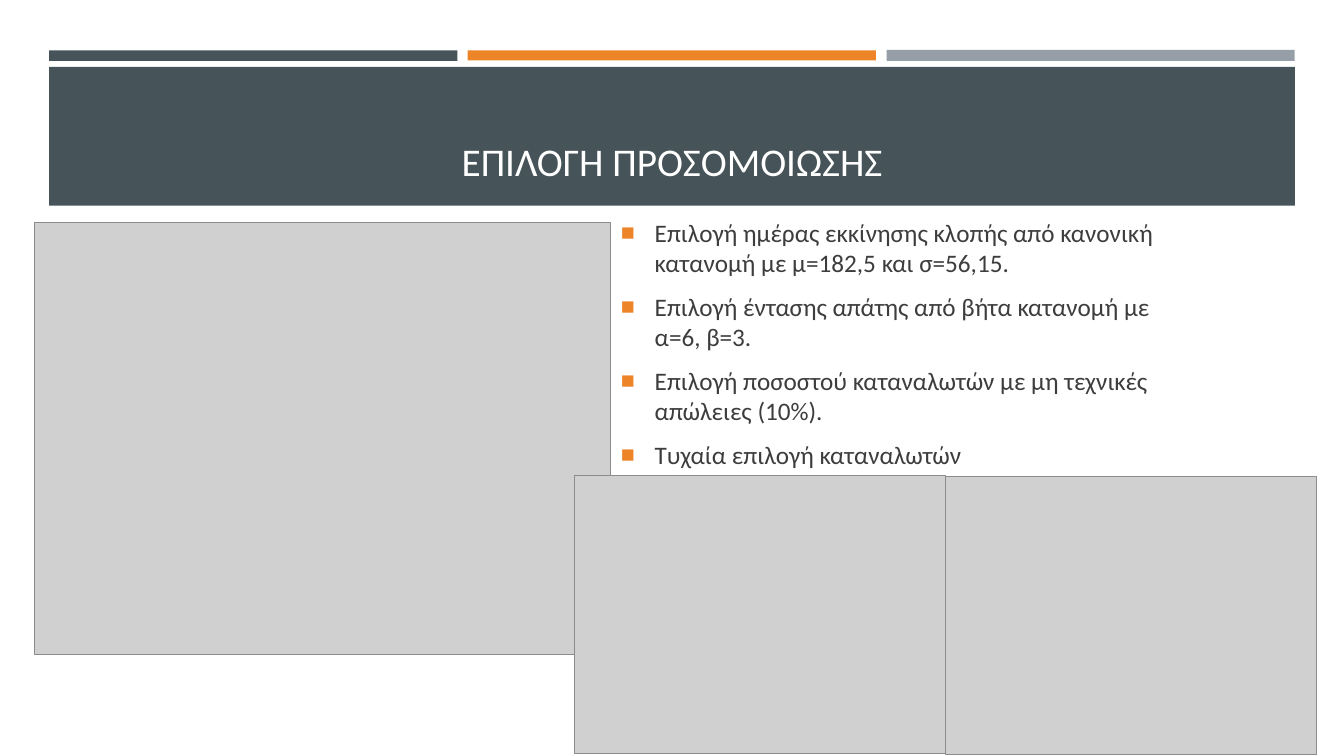
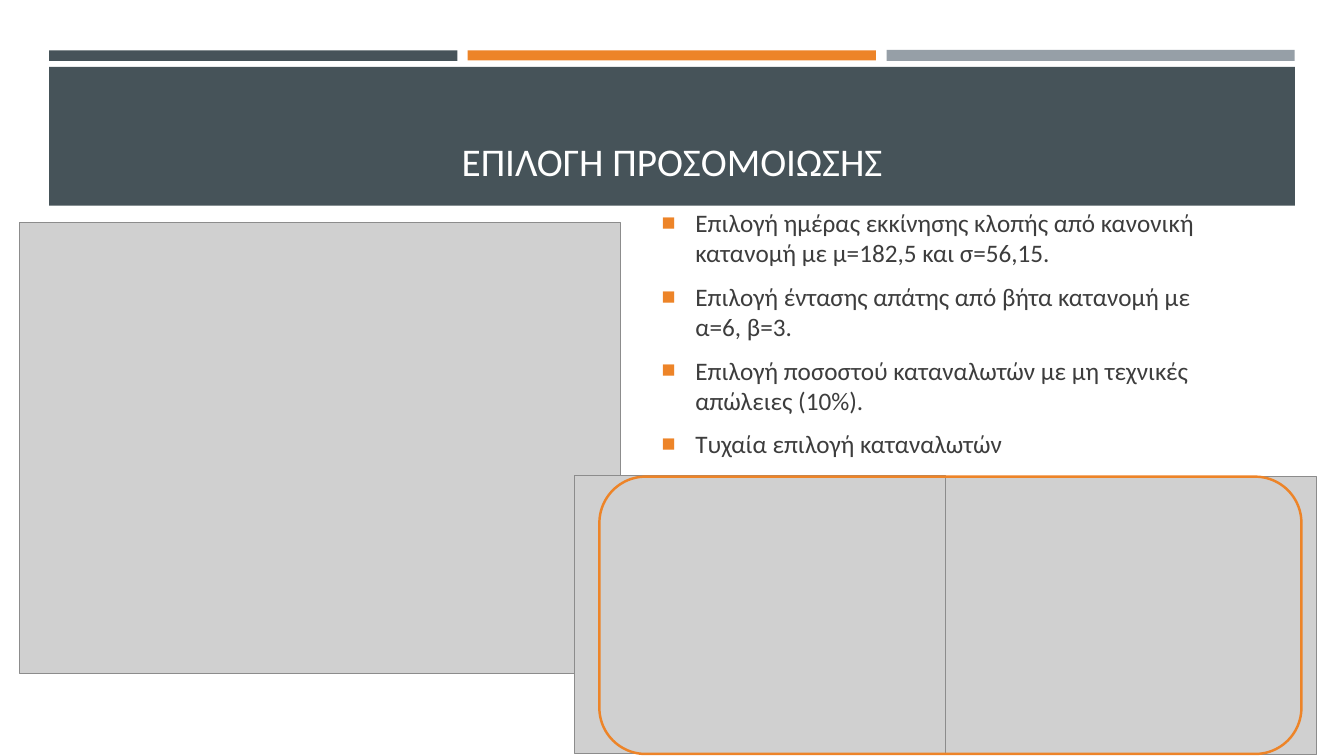
Before and after one commit to thanmitsel/Theft-detection, a slide deck: slide 6 of LateX/Presentation/Ανιχνευση μη τεχνικων απωλειων με συστηματα μηχανικης μαθησης.pptx. Drawn at 1344x756 pixels with LibreOffice and Linux fonts; fonts in the diff are those of the drawing; grey boxes stand for pictures. Boxes give left, top, right and bottom in pixels: in the first picture for what was removed or moved away, otherwise in the second. Text is boxed around its words. In the diff, an @@ line names an element or a change of style, - is before the commit and + after.

```diff
--- a/LateX/Presentation/Ανιχνευση μη τεχνικων απωλειων με συστηματα μηχανικης μαθησης.pptx
+++ b/LateX/Presentation/Ανιχνευση μη τεχνικων απωλειων με συστηματα μηχανικης μαθησης.pptx
@@ text "Επιλογή ημέρας εκκίνησης κλοπής από ...": place and size @@
-text "Επιλογή ημέρας εκκίνησης κλοπής από ..." at (655, 224, 1153, 468)
+text "Επιλογή ημέρας εκκίνησης κλοπής από ..." at (695, 214, 1194, 457)
@@ picture: place and size @@
-picture at (34, 223, 611, 655)
+picture at (19, 223, 621, 674)
@@ rounded rectangle added at (600, 477, 1302, 754), outline #ED8428 1.75 pt @@
```
Also in this commit, not shown: 13 other slides changed, 3 slides added, 1 slide removed, 8 other files.
